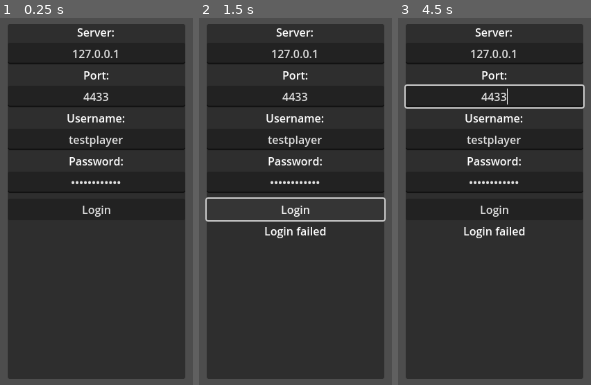
Above: before the commit, frames 1-3 (left to right).
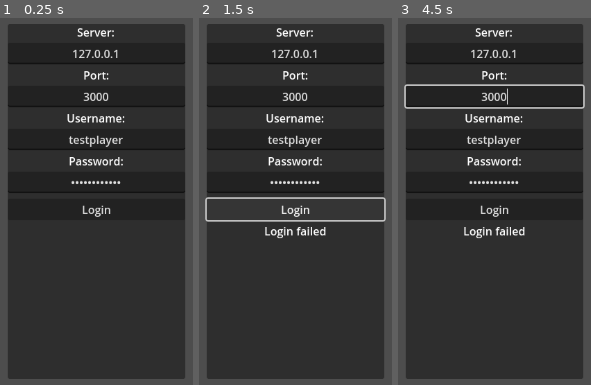
Above: after the commit, the same moments.

Repository: jonathaneeckhout/jdungeon-client
Game: Godot game, scene res://scenes/Multiplayer/Multiplayer.tscn
Same seed, same stepped clock (60 frames per second), same inputs: the game is played once before the commit and once after it.
Inputs (mouse positions are in pixels of both pictures, inside the frame that each line leads up to):
- Up to frame 1 (0.25 s): no input
- Up to frame 2 (1.5 s): click "Login" at 0.5 s; click "Login" at 1.25 s
- Up to frame 3 (4.5 s): click "Login" at 2 s; tap Enter (ui_accept) at 2.75, 3.02, 3.5, 3.77, 4.25 s; move the mouse to (outside the picture) at 2.77 s; press the mouse at (outside the picture) at 2.78 s; move the mouse to (outside the picture) at 3.52 s; release the mouse at (outside the picture) at 3.53 s; right-click (outside the picture) at 3.6 s; move the mouse to (573, 102) at 4.27 s; press the mouse at (573, 102) at 4.28 s

The runs differ from the first frame. In frame 1, 0.2% of the frame differs, in the area x 43-57%, y 20-23%; in frame 2, 0.2%; in frame 3, 0.2%.

Commit message:
use secret to log into level server

Diff:
--- a/scenes/LoginPanel/LoginPanel.gd
+++ b/scenes/LoginPanel/LoginPanel.gd
@@ -24,7 +24,7 @@
 
 	print("Successfully logged into server")
 
-	if !AuthenticationConnection.connect_to_server(ip, 3001):
+	if !AuthenticationConnection.connect_to_server(ip, port):
 		$VBoxContainer/ErrorLabel.text = "Error conneting server"
 		print("Failed to connect to server")
 		return false
--- a/scenes/LoginPanel/LoginPanel.tscn
+++ b/scenes/LoginPanel/LoginPanel.tscn
@@ -42,7 +42,7 @@
 
 [node name="ServerPortText" type="LineEdit" parent="VBoxContainer"]
 layout_mode = 2
-text = "4433"
+text = "3000"
 alignment = 1
 expand_to_text_length = true
 
--- a/scripts/authenticationConnection.gd
+++ b/scripts/authenticationConnection.gd
@@ -11,6 +11,7 @@
 const URL = "wss://localhost:3001"
 
 var cookie = ""
+var secret = ""
 var logged_in = false
 var socket = WebSocketPeer.new()
 var username = ""
@@ -92,6 +93,7 @@
 		logged_in = true
 		username = player_username
 		cookie = res["cookie"]
+		secret = res["secret"]
 
 	login.emit(res["response"])
 	return res["response"]
--- a/scripts/levelsConnection.gd
+++ b/scripts/levelsConnection.gd
@@ -7,8 +7,6 @@
 signal enemy_added(enemy_name: String, pos: Vector2)
 signal enemy_removed(enemy_name: String)
 
-
-var cert = load("res://data/certs/X509_certificate.crt")
 
 var logged_in = false
 
@@ -52,7 +50,7 @@
 	print("Connection succeeded")
 	#TODO: currently the character's name is the player's name
 	print(multiplayer.get_unique_id())
-	authenticate_with_cookie.rpc_id(1, AuthenticationConnection.username, AuthenticationConnection.cookie, AuthenticationConnection.username)
+	authenticate_with_secret.rpc_id(1, AuthenticationConnection.username, AuthenticationConnection.secret, AuthenticationConnection.username)
 
 
 func _on_server_disconnected():
@@ -64,7 +62,7 @@
 
 
 @rpc("call_remote", "any_peer", "reliable")
-func authenticate_with_cookie(_username: String, _cookie: String, _character: String):
+func authenticate_with_secret(_username: String, _secret: String, _character: String):
 	#Placeholder code
 	pass
 
--- a/scripts/requests/authRequest.gd
+++ b/scripts/requests/authRequest.gd
@@ -1,7 +1,7 @@
 extends Node
 
 const HEADERS = ["Content-Type: application/json"]
-const AUTHENTICATION_SERVER = "https://localhost:3001/login/player"
+const AUTHENTICATION_SERVER = "https://localhost:3000/login/player"
 
 @onready var http_request = HTTPRequest.new()
 
@@ -37,12 +37,12 @@
 # Called when the HTTP request is completed.
 func _http_request_completed(result, response_code, headers, body):
 	if result != HTTPRequest.RESULT_SUCCESS:
-		auth_response.emit({"response": false, "cookie": ""})
+		auth_response.emit({"response": false, "cookie": "", "secret": ""})
 		return
 
 	if response_code != 200:
 		print("Error in response")
-		auth_response.emit({"response": false, "cookie": ""})
+		auth_response.emit({"response": false, "cookie": "", "secret": ""})
 		return
 
 	var json = JSON.new()
@@ -50,7 +50,7 @@
 	var response = json.get_data()
 
 	if !response.has("error") or response["error"] or !response.has("data"):
-		auth_response.emit({"response": false, "cookie": ""})
+		auth_response.emit({"response": false, "cookie": "", "secret": ""})
 		return
 
 	var regex = RegEx.new()
@@ -60,7 +60,7 @@
 	for val in headers:
 		var res = regex.search(val)
 		if res:
-			auth_response.emit({"response":response["data"]["auth"], "cookie":res.get_string(1)})
+			auth_response.emit({"response":response["data"]["auth"], "cookie":res.get_string(1), "secret": response["data"]["secret"]})
 			return
 
-	auth_response.emit({"response": false, "cookie": ""})
+	auth_response.emit({"response": false, "cookie": "", "secret": ""})
